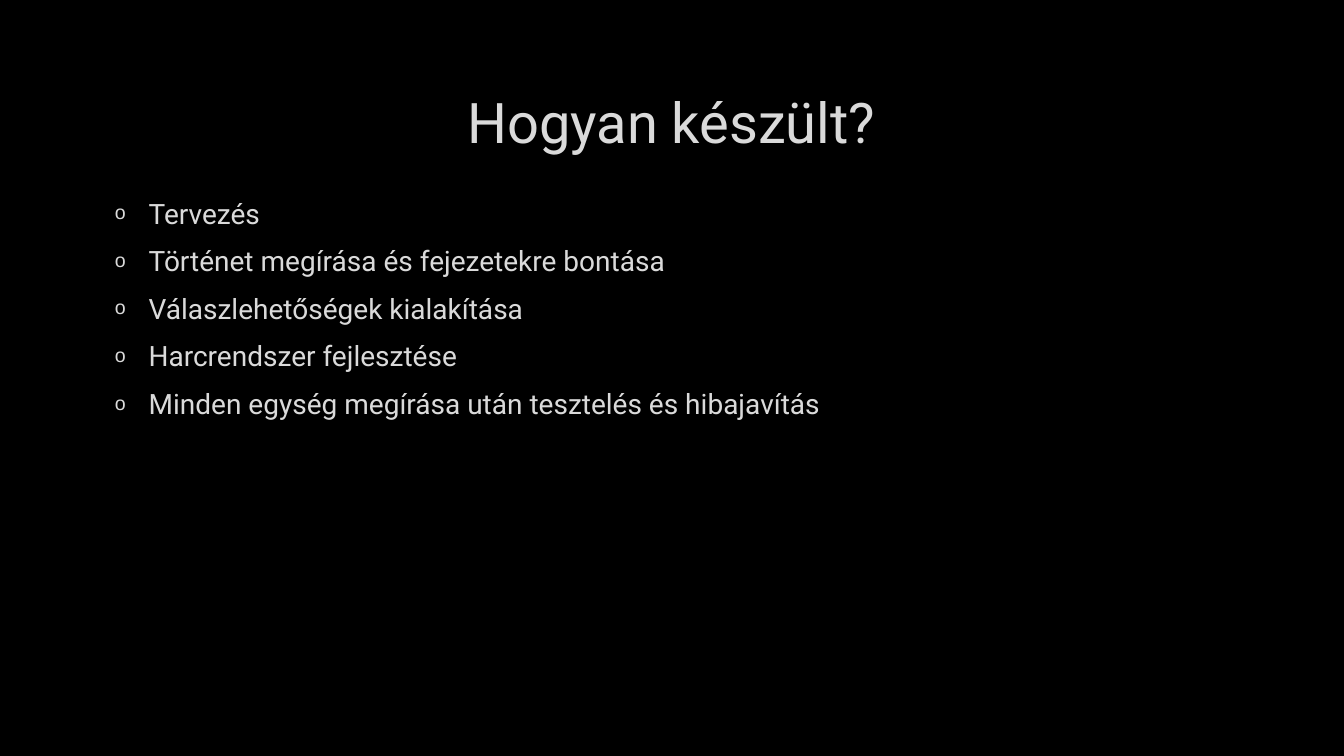
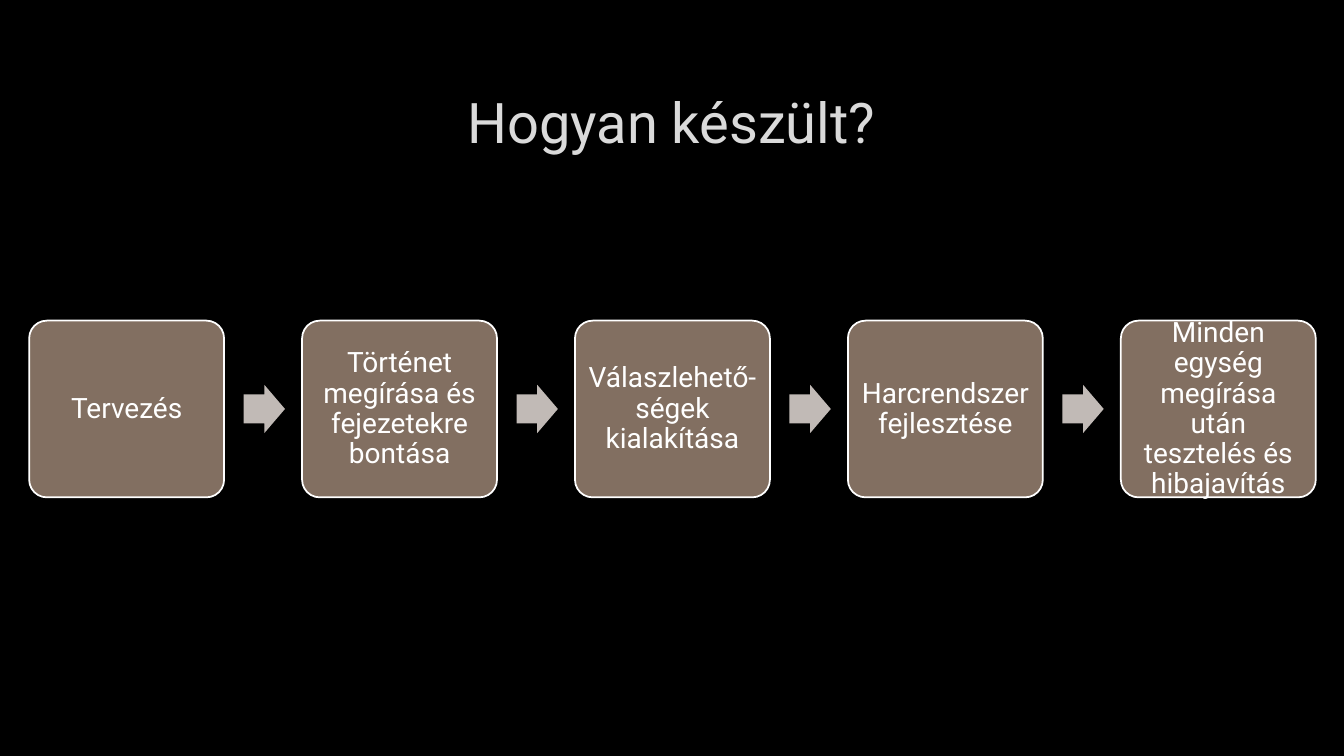
Before and after one commit to djkzea/java, a slide deck: slide 3 of projektmunka.pptx. Drawn at 1344x756 pixels with LibreOffice and Linux fonts; fonts in the diff are those of the drawing; background and template pictures are left out. Boxes give left, top, right and bottom in pixels: in the first picture for what was removed or moved away, otherwise in the second. Text is boxed around its words. In the diff, an @@ line names an element or a change of style, - is before the commit and + after.

```diff
--- a/projektmunka.pptx
+++ b/projektmunka.pptx
@@ text removed at [149, 203, 819, 420] @@
-o Tervezés
-o Történet megírása és fejezetekre bontása
-o Válaszlehetőségek kialakítása
-o Harcrendszer fejlesztése
-o Minden egység megírása után tesztelés és hibajavítás
@@ group added at [29, 316, 1316, 500]: 5 rounded rectangles, 5 texts, 4 right arrows @@
+Tervezés
+Történet megírása és fejezetekre bontása
+Válaszlehető-ségek kialakítása
+Harcrendszer fejlesztése
+Minden egység megírása után tesztelés és hibajavítás
```
Also in this commit, not shown: 2 other slides changed, 2 slides removed.
